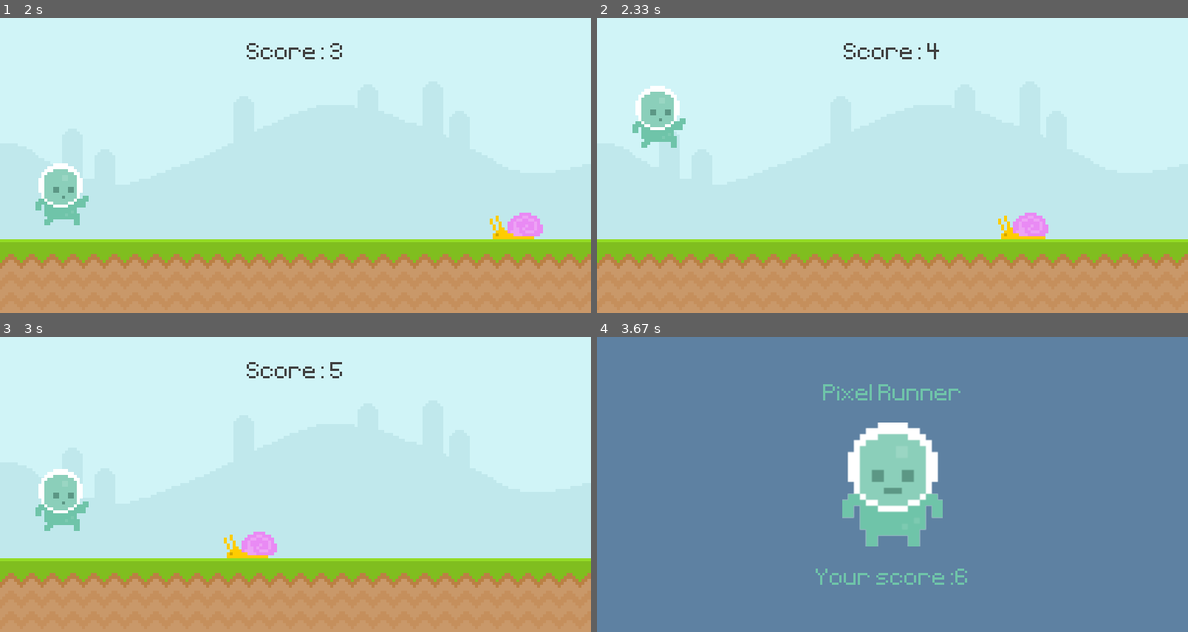
Above: before the commit, frames 1-4 (two rows, left to right).
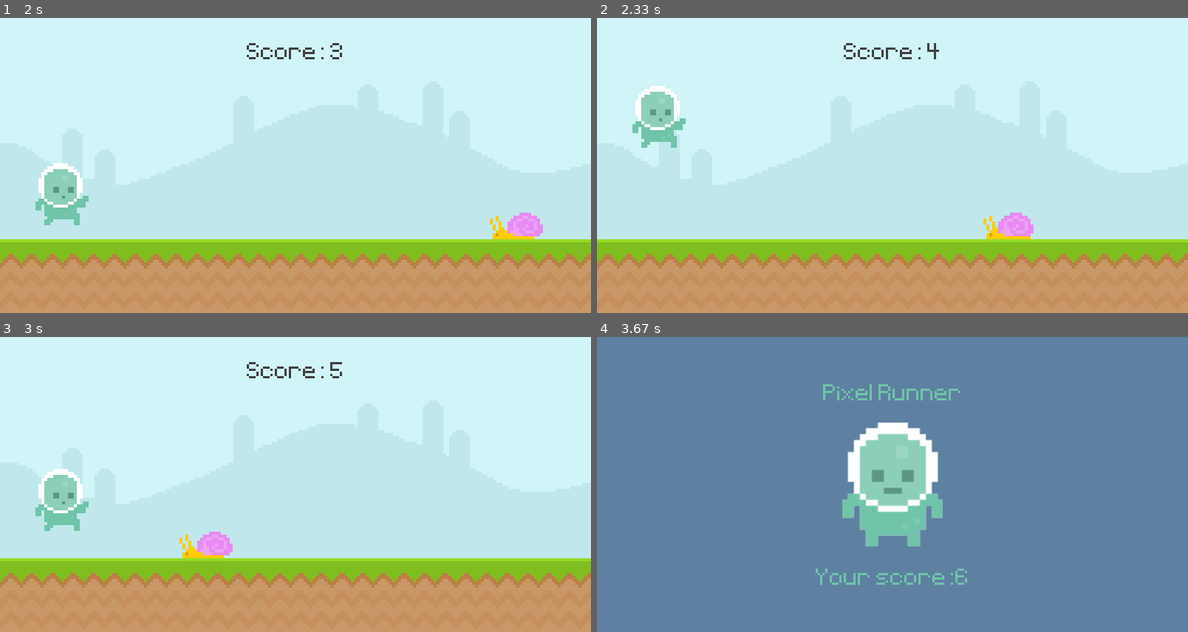
Above: after the commit, the same moments.

Repository: kemalkochekov/Runner-Pygame
Game: pygame game, started from runner_pygame.py
The game is run twice, just before and just after one commit, with the same random seed, the same clock (stepped at 60 frames per second) and the same inputs.
Inputs:
- Up to frame 1 (2 s): tap Space at 0.33, 0.67, 1.07, 1.37, 1.9 s
- Up to frame 2 (2.33 s): tap Space at 2.2 s
- Up to frame 3 (3 s): tap Space at 2.97 s
- Up to frame 4 (3.67 s): no input

Frame 1 is identical in both runs. In frame 2, 0.6% of the frame differs, in the area x 65-77%, y 66-75%; in frame 3, 1.1%, in the area x 30-47%, y 66-75%; in frame 4, nothing differs.

Commit message:
Add files via upload
new version 1 increasing speed of obstacles

Diff:
--- a/runner_pygame.py
+++ b/runner_pygame.py
@@ -1,6 +1,7 @@
 import pygame
 from sys import exit
 from random import randint
+
 
 
 def display_score():
@@ -10,10 +11,10 @@
     screen.blit(score_surface, score_rect)
     return current_time
 
-def obstacle_movement(obstacle_list):
+def obstacle_movement(obstacle_list,time_add):
     if obstacle_list:
         for obstacle_rect in obstacle_list:
-            obstacle_rect.x -=6
+            obstacle_rect.x -=(6+time_add)
 
             if obstacle_rect.bottom==300:
                 screen.blit(snail_surface, obstacle_rect)
@@ -106,6 +107,11 @@
 
 fly_animation_timer=pygame.USEREVENT + 3
 pygame.time.set_timer(fly_animation_timer,200)
+
+game_animation_timer=pygame.USEREVENT+4
+pygame.time.set_timer(game_animation_timer, 2000)
+
+time_add=0
 
 while True:
     for event in pygame.event.get():
@@ -144,7 +150,9 @@
                 else:
                     fly_frame_index=0
                 fly_surface=fly_frames[fly_frame_index]
-
+            if event.type==game_animation_timer:
+                 time_add+=1
+                 print(time_add)
 
 
     #draw all our elements
@@ -171,7 +179,7 @@
         screen.blit(player_surface, player_rect)
 
         #obstacle movement
-        obstacle_rec_list=obstacle_movement(obstacle_rec_list)
+        obstacle_rec_list=obstacle_movement(obstacle_rec_list,time_add)
 
         # collision
         # if snail_rect.colliderect(player_rect):
@@ -193,6 +201,8 @@
             screen.blit(game_mess, game_mess_rect)
         else:
             screen.blit(score_mess, score_mess_rect)
+        #Timer
+        time_add=0
 
     pygame.display.update()
     clock.tick((60))
